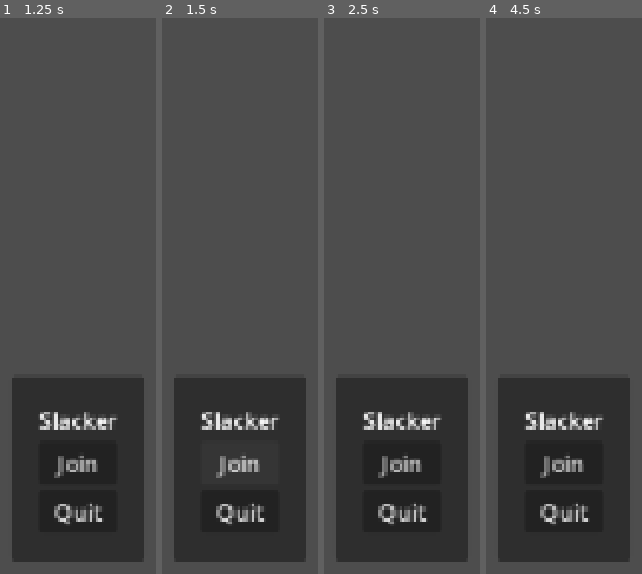
Above: before the commit, frames 1-4 (left to right).
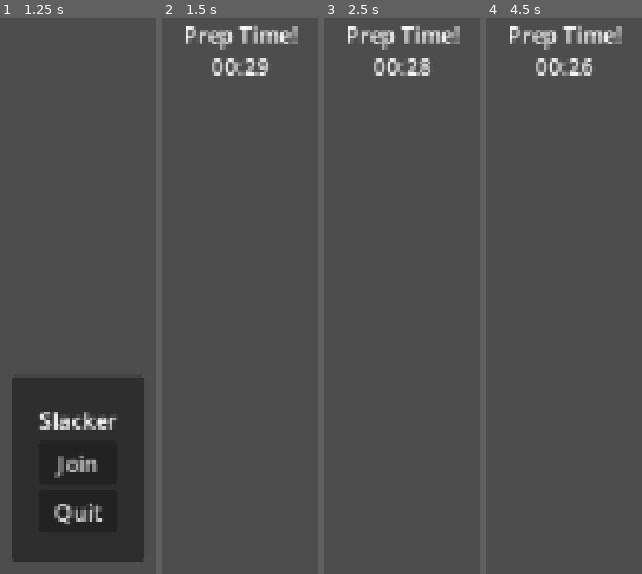
Above: after the commit, the same moments.

Repository: AlexLietha/Slacker
Game: Godot game, scene res://Scenes/multiProto.tscn
The game is run twice, just before and just after one commit, with the same random seed, the same clock (stepped at 60 frames per second) and the same inputs. This scene is started directly instead of the project's main scene.
Inputs (mouse positions are in pixels of both pictures, inside the frame that each line leads up to):
- Up to frame 1 (1.25 s): tap Enter (ui_accept) at 0.5, 0.77 s; move the mouse to (outside the picture) at 0.52 s; hold D (moveRight) from 0.53 s (still down); tap E (interact) at 0.6 s
- Up to frame 2 (1.5 s): release D (moveRight) at 1.25 s; click "Join" at 1.25 s
- Up to frame 3 (2.5 s): move the mouse to (outside the picture) at 2.02 s; hold S (moveBack) from 2.03 s (still down); right-click (outside the picture) at 2.1 s; tap E (interact) at 2.3 s
- Up to frame 4 (4.5 s): move the mouse to (outside the picture) at 2.77 s; release S (moveBack) at 2.78 s; hold D (moveRight) 2.78-3.53 s; tap E (interact) at 2.85, 3.6 s; move the mouse to (outside the picture) at 3.52 s; hold W (moveForward) 3.53-4.28 s; move the mouse to (outside the picture) at 4.27 s; hold A (moveLeft) from 4.28 s (still down); right-click (outside the picture) at 4.35 s

Frame 1 is identical in both runs. In frame 2, 26% of the frame differs, in the area x 7-93%, y 1-98%; in frame 3, 29%; in frame 4, 29%.
Error before the commit: Parse Error: Could not resolve external class member "GetEntree". (res://Scripts/Orders/order_manager.gd:48)

Commit message:
Working multiplayer in the functional kitchen
let it riiiidddeeeee

Diff:
--- a/slacker/Scenes/FunctionalKitchen.tscn
+++ b/slacker/Scenes/FunctionalKitchen.tscn
@@ -1,6 +1,5 @@
 [gd_scene format=3 uid="uid://desibxehcwrhm"]
 
-[ext_resource type="PackedScene" uid="uid://w1hcy6j1i0vj" path="res://Scenes/player.tscn" id="1_8o0il"]
 [ext_resource type="PackedScene" uid="uid://d22fn703npu4r" path="res://UI/TimerUI.tscn" id="1_nycbd"]
 [ext_resource type="PackedScene" uid="uid://ti5pak1fauih" path="res://environmentmodelscenes/bigworktable.tscn" id="1_u3ovo"]
 [ext_resource type="PackedScene" uid="uid://mrbh1vscglx7" path="res://environmentmodelscenes/shelf.tscn" id="3_wl1ng"]
@@ -59,9 +58,6 @@
 [node name="OmniLight3D" type="OmniLight3D" parent="." unique_id=1804830780]
 transform = Transform3D(1, 0, 0, 0, 1, 0, 0, 0, 1, -2.349741, 4.04204, -2.8010726)
 
-[node name="Player" parent="." unique_id=1090027167 instance=ExtResource("1_8o0il")]
-transform = Transform3D(3.5, 0, 0, 0, 3.5, 0, 0, 0, 3.5, 0, 0, 2.5748045)
-
 [node name="Walls" type="Node3D" parent="." unique_id=131895973]
 transform = Transform3D(1, 0, 0, 0, 1, 0, 0, 0, 1, -2.6749945, 1.8434739, -4.420146)
 
@@ -288,3 +284,6 @@
 
 [node name="OrderBoard" parent="." unique_id=598548473 instance=ExtResource("27_cakj8")]
 transform = Transform3D(-0.99998885, 0, 0.0047176583, 0, 1, 0, -0.0047176583, 0, -0.99998885, 10.263956, 0.6108203, -1.4797425)
+
+[node name="SpawnPoint" type="Node3D" parent="." unique_id=1229745557]
+transform = Transform3D(1, 0, 0, 0, 1, 0, 0, 0, 1, 0, 0.05650711, 3.315446)
--- a/slacker/Scenes/UI/main_menu.gd
+++ b/slacker/Scenes/UI/main_menu.gd
@@ -2,7 +2,7 @@
 
 @onready var button_join: Button = %ButtonJoin
 @onready var button_quit: Button = %ButtonQuit
-const WORLD = preload("res://Scenes/test.tscn")
+const WORLD = preload("res://Scenes/FunctionalKitchen.tscn")
 const PLAYER = preload("res://Scenes/player.tscn")
 
 func _ready() -> void:
--- a/slacker/Scenes/player.tscn
+++ b/slacker/Scenes/player.tscn
@@ -12,10 +12,21 @@
 [sub_resource type="CylinderMesh" id="CylinderMesh_fkybt"]
 height = 1.5333862
 
+[sub_resource type="SceneReplicationConfig" id="SceneReplicationConfig_vgqql"]
+properties/0/path = NodePath(".:position")
+properties/0/spawn = true
+properties/0/replication_mode = 1
+properties/1/path = NodePath(".:rotation")
+properties/1/spawn = true
+properties/1/replication_mode = 1
+properties/2/path = NodePath("GrabbedObjectPosition:position")
+properties/2/spawn = true
+properties/2/replication_mode = 1
+
 [node name="Player" type="CharacterBody3D" unique_id=1090027167 node_paths=PackedStringArray("interactionRayCast", "grabbedItem")]
 transform = Transform3D(3.5, 0, 0, 0, 3.5, 0, 0, 0, 3.5, 0, 0, 0)
 script = ExtResource("1_g2els")
-interactionRayCast = NodePath("Cam/Interaction Range")
+interactionRayCast = NodePath("Camera3D/Interaction Range")
 grabbedItem = NodePath("GrabbedObjectPosition")
 
 [node name="PlayerCollision" type="CollisionShape3D" parent="." unique_id=2098379967]
@@ -30,11 +41,11 @@
 transform = Transform3D(0.5, 0, 0, 0, 0.32300007, 0, 0, 0, 0.5, 0, 1.2604185, 0)
 mesh = SubResource("CylinderMesh_fkybt")
 
-[node name="Cam" type="Camera3D" parent="." unique_id=1067204491]
-transform = Transform3D(1, 0, 0, 0, 1, 0, 0, 0, 1, 0, 0.8, 0)
+[node name="Camera3D" type="Camera3D" parent="." unique_id=1067204491]
+transform = Transform3D(1, 0, 0, 0, 1, 0, 0, 0, 1, 0, 0.862, -0.25)
 current = true
 
-[node name="Interaction Range" type="RayCast3D" parent="Cam" unique_id=1386856921]
+[node name="Interaction Range" type="RayCast3D" parent="Camera3D" unique_id=1386856921]
 transform = Transform3D(1, 0, 0, 0, 1, 0, 0, 0, 1, 0, 0, -0.09092179)
 target_position = Vector3(0, 0, -3)
 collision_mask = 2
@@ -74,11 +85,5 @@
 [node name="GrabbedObjectPosition" type="Node3D" parent="." unique_id=1229670346]
 transform = Transform3D(1, 0, 0, 0, 1, 0, 0, 0, 1, 0, 0.46514714, -0.45139253)
 
-[node name="MultiplayerSynchronizer" type="MultiplayerSynchronizer" parent="." unique_id=632511896]
-replication_config = SubResource("SceneReplicationConfig_6t5aa")
-
-[node name="Nameplate" type="Label3D" parent="." unique_id=864014942]
-transform = Transform3D(1, 0, 0, 0, 1, 0, 0, 0, 1, 0, 1.2192233, 0)
-text = "Peer ID"
-font_size = 24
-outline_size = 8
+[node name="MultiplayerSynchronizer" type="MultiplayerSynchronizer" parent="." unique_id=1988122232]
+replication_config = SubResource("SceneReplicationConfig_vgqql")
--- a/slacker/Scenes/test.tscn
+++ b/slacker/Scenes/test.tscn
@@ -1,7 +1,6 @@
 [gd_scene format=3 uid="uid://c2dsntpomcf6p"]
 
 [ext_resource type="PackedScene" uid="uid://d22fn703npu4r" path="res://UI/TimerUI.tscn" id="1_iaow0"]
-[ext_resource type="PackedScene" uid="uid://w1hcy6j1i0vj" path="res://Scenes/player.tscn" id="1_lc1oi"]
 [ext_resource type="PackedScene" uid="uid://csl4s4fsyxjxk" path="res://Scenes/grill.tscn" id="3_qc4db"]
 [ext_resource type="PackedScene" uid="uid://ddnsnlj6myhdd" path="res://Scenes/npc.tscn" id="4_ys1qc"]
 [ext_resource type="Script" uid="uid://c051513rs7gnq" path="res://Scenes/IDComponent.gd" id="5_35xla"]
@@ -46,8 +45,6 @@
 use_collision = true
 size = Vector3(1, 2, 20)
 
-[node name="Player" parent="." unique_id=1090027167 instance=ExtResource("1_lc1oi")]
-
 [node name="WorldEnvironment" type="WorldEnvironment" parent="." unique_id=1428211414]
 environment = SubResource("Environment_7jh4o")
 
@@ -74,22 +71,5 @@
 transform = Transform3D(1, 0, 0, 0, 1, 0, 0, 0, 1, -1.1216536, 0.2187069, -4.579122)
 item = ExtResource("7_5wyu1")
 
-[node name="Players" type="Node" parent="." unique_id=929891748]
-
-[node name="Player2" parent="Players" unique_id=2111039850 instance=ExtResource("1_lc1oi")]
-transform = Transform3D(1, 0, 0, 0, 1, 0, 0, 0, 1, 0, 0.25, 4)
-
-[node name="Player3" parent="Players" unique_id=1602023628 instance=ExtResource("1_lc1oi")]
-transform = Transform3D(1, 0, 0, 0, 1, 0, 0, 0, 1, -1, 0.25, 4)
-
-[node name="Player4" parent="Players" unique_id=564572571 instance=ExtResource("1_lc1oi")]
-transform = Transform3D(1, 0, 0, 0, 1, 0, 0, 0, 1, -2, 0.25, 4)
-
-[node name="Player5" parent="Players" unique_id=1499186500 instance=ExtResource("1_lc1oi")]
-transform = Transform3D(1, 0, 0, 0, 1, 0, 0, 0, 1, -3, 0.25, 4)
-
-[node name="Player6" parent="Players" unique_id=1204273178 instance=ExtResource("1_lc1oi")]
-transform = Transform3D(1, 0, 0, 0, 1, 0, 0, 0, 1, -4, 0.25, 4)
-
 [node name="Broom2" parent="." unique_id=1768105010 instance=ExtResource("9_2cgwh")]
 transform = Transform3D(1, 0, 0, 0, 1, 0, 0, 0, 1, -2.0358286, 0, -1.0531983)
--- a/slacker/Scripts/Multiplayer/network.gd
+++ b/slacker/Scripts/Multiplayer/network.gd
@@ -63,7 +63,6 @@
 	get_tree().current_scene.add_child(new_player, true)
 	print("=== PLAYER SPAWNED ===")
 	print("Player ID: " + str(peer_id))
-	print("My Peer ID: " + str(multiplayer.get_unique_id()))
 	print("Authority: " + str(new_player.get_multiplayer_authority()))
 
 
--- a/slacker/Scripts/Multiplayer/player.gd
+++ /dev/null
@@ -1,55 +0,0 @@
-extends CharacterBody3D
-
-const SPEED = 5.0
-const JUMP_VELOCITY = 4.5
-@onready var camera_3d: Camera3D = %Cam
-@onready var head: Node3D = $Head
-@onready var nameplate: Label3D = $NamePlate
-@export var sensitivity: float = 0.002
-
-func _enter_tree() -> void:
-	set_multiplayer_authority(int(name))
-	print("Player authority set to: " + name)
-
-func _ready() -> void:
-	add_to_group("Players")
-	nameplate.text = name
-
-	if is_multiplayer_authority():
-		set_process(false)
-		set_physics_process(false)
-		return
-
-	camera_3d.current = true
-
-
-func _unhandled_input(event: InputEvent) -> void:
-	if not is_multiplayer_authority():
-		return
-
-	if event is InputEventMouseMotion:
-		head.rotate_y(-event.relative.x * sensitivity)
-		camera_3d.rotate_x(-event.relative.y * sensitivity)
-		camera_3d.rotation.x = clamp(camera_3d.rotation.x, deg_to_rad(-90), deg_to_rad(90))
-
-func _physics_process(delta: float) -> void:
-	# Add the gravity.
-	if not is_on_floor():
-		velocity += get_gravity() * delta
-
-	# Handle jump.
-	if Input.is_action_just_pressed("jump") and is_on_floor():
-		velocity.y = JUMP_VELOCITY
-
-	# Get the input direction and handle the movement/deceleration.
-	# As good practice, you should replace UI actions with custom gameplay actions.
-	var input_dir := Input.get_vector("left", "right", "forward", "backward")
-	var direction := (head.transform.basis * Vector3(input_dir.x, 0, input_dir.y)).normalized()
-	if direction:
-		velocity.x = direction.x * SPEED
-		velocity.z = direction.z * SPEED
-	else:
-		velocity.x = move_toward(velocity.x, 0, SPEED)
-		velocity.z = move_toward(velocity.z, 0, SPEED)
-
-	move_and_slide()
--- a/slacker/Scripts/Orders/entrée.gd
+++ b/slacker/Scripts/Orders/entrée.gd
@@ -1,5 +1,5 @@
 extends Resource
-class_name entree
+class_name Entree
 
 @export var ingredients : Array[String]
 
--- a/slacker/Scripts/Orders/order_manager.gd
+++ b/slacker/Scripts/Orders/order_manager.gd
@@ -1,8 +1,8 @@
 extends Node
 
 
-var activeOrders: Dictionary = {}
-var completedOrders: Dictionary = {}
+var activeOrders: Array[Order] = []
+var completedOrders: Array[Order] = []
 
 signal StartedOrder(order: Order)
 signal CompletedOrder(order: Order)
@@ -14,13 +14,11 @@
 
 func StartOrder(order: Order) -> Order:
 	orderInt += 1
-	var newOrder: Order = order.duplicate(true)
 
-	newOrder.orderID = orderInt
-	activeOrders[newOrder.orderID] = newOrder
+	order.SetOrderID(orderInt)
+	activeOrders.append(order)
 
 	StartedOrder.emit(order)
-	print("Started order: ", order.title)
 
 
 	return order
@@ -28,12 +26,14 @@
 
 
 
-func GetOrder(instance_id: String) -> Order:
-	return activeOrders.get(instance_id)
-
+func GetOrder(id: int) -> Order:
+	for order : Order in activeOrders:
+		if order.GetOrderID() == id:
+			return order
+	return null
 
 func GetActiveOrders() -> Array:
-	return activeOrders.values()
+	return activeOrders
 
 #func FindClosestOrder(plate: Plate) -> Order:
 	#for order in activeOrders:
--- a/slacker/Scripts/game_manager.gd
+++ b/slacker/Scripts/game_manager.gd
@@ -7,7 +7,7 @@
 	await get_tree().process_frame
 	players = get_tree().get_nodes_in_group("players")
 
-func assign_roles():
+func assign_roles() -> void:
 	players.shuffle()
 
 	for i in range(0, players.size()):
--- a/slacker/Scripts/playerMovement.gd
+++ b/slacker/Scripts/playerMovement.gd
@@ -9,7 +9,7 @@
 @onready var camera = $Camera3D
 @onready var hat := $Camera3D/Hat
 @onready var player_mesh := $PlayerMesh
-@onready var nameplate: Label3D = $Nameplate
+#@onready var nameplate: Label3D = $Nameplate
 
 @export var interactionRayCast : RayCast3D
 @export var grabbedItem : Node3D
@@ -23,7 +23,7 @@
 func _ready() -> void:
 	#Input.mouse_mode = Input.MOUSE_MODE_CAPTURED
 	add_to_group("Players")
-	nameplate.text = name
+	#nameplate.text = name
 
 	print("Player Auth: " + str(get_multiplayer_authority()))
 
--- a/slacker/Scripts/round_timer.gd
+++ b/slacker/Scripts/round_timer.gd
@@ -9,7 +9,7 @@
 @onready var timer = $"."
 
 @export var round_name = ["Prep Time!", "Get to Work!"]
-@export var round_time = [10,480]
+@export var round_time = [30,480]
 
 var round_num = 0
 
@@ -39,5 +39,5 @@
 	clock.text = "%02d:%02d" % remaining_time()
 	if remaining_time() == [0.0, 00]:
 		timer.stop()
-		GameManager.assign_roles()
+		#GameManager.assign_roles()
 		set_next_round()
Not shown, removed: slacker/Scripts/Multiplayer/player.gd.uid
Not shown, added: slacker/Scripts/game_manager.gd.uid
